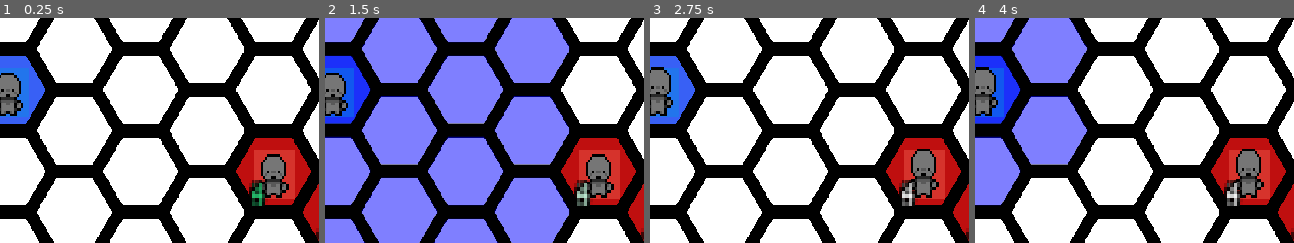
Above: before the commit, frames 1-4 (left to right).
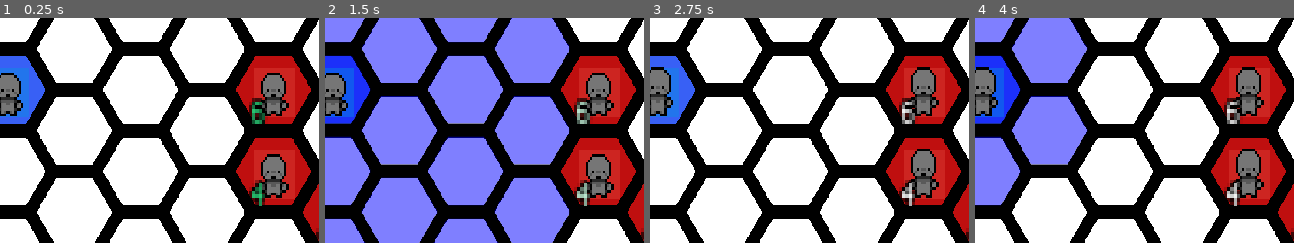
Above: after the commit, the same moments.

Repository: DubiousDuck/Manny-Takes-on-Upper-Management
Game: Godot game, scene res://stages/demo_field.tscn
The game is run twice, just before and just after one commit, with the same random seed, the same clock (stepped at 60 frames per second) and the same inputs.
Inputs (mouse positions are % of the whole screen's width and height, from its top left):
- Up to frame 1 (0.25 s): no input
- Up to frame 2 (1.5 s): tap Enter (ui_accept) at 0.5, 0.77 s; move the mouse to (29, 37) at 0.52 s; hold Right (ui_right) 0.53-1.25 s; click (29, 37) at 0.6 s; click "Basic Punch" at 1.25 s
- Up to frame 3 (2.75 s): move the mouse to (19, 46) at 2.02 s; hold Down (ui_down) from 2.03 s (still down); click (19, 46) at 2.1 s; tap Enter (ui_accept) at 2.27 s
- Up to frame 4 (4 s): move the mouse to (19, 28) at 2.77 s; release Down (ui_down) at 2.78 s; hold Right (ui_right) 2.78-3.5 s; click (19, 28) at 2.85 s; click "Rubber Band Shoot" at 3.5 s
The pictures show only the part of the screen within x 28-78%, y 20-70%; the shares and areas given below are measured in that part.

The runs differ from the first frame. In frame 1, 5.5% of the frame differs, in the area x 73-98%, y 16-84%; in frame 2, 5.5%; in frame 3, 5.5%; in frame 4, 5.5%.

Commit message:
Cell Highlight standardized

Diff:
--- a/other_components/cell_highlights.gd
+++ b/other_components/cell_highlights.gd
@@ -1,6 +1,11 @@
 extends Node2D
 
 class_name CellHighlight
+
+## Color constants
+const ATTACK_HIGHLIGHT: Color = Color(1, 1, 0, 0.5)
+const MOVE_RANGE_HIGHLIGHT : Color = Color(0, 0, 1, 0.5)
+const ENEMY_RANGE_HIGHLIGHT: Color = Color(1, 0, 0, 0.3)
 
 @onready var highlight_tile = preload("res://other_components/highight_tile.tscn")
 var all_current_highlights : Dictionary = {}
--- a/stages/demo_field.tscn
+++ b/stages/demo_field.tscn
@@ -52,7 +52,7 @@
 script = ExtResource("5_ypjfd")
 
 [node name="EnemyUnit" parent="Units/EnemyGroup" instance=ExtResource("6_vkavw")]
-position = Vector2(435, 280)
+position = Vector2(434, 180)
 script = ExtResource("13_e31i5")
 
 [node name="EnemyUnit2" parent="Units/EnemyGroup" instance=ExtResource("6_vkavw")]
--- a/unit/EnemyUnit.gd
+++ b/unit/EnemyUnit.gd
@@ -4,5 +4,4 @@
 
 func _custom_ready():
 	is_player_controlled = false
-	move_range_highlight = Color(1, 0, 0, 0.3)
-	#EventBus.emit_signal("occupy_cell", cell, "enemy")
+	move_range_highlight = CellHighlight.ENEMY_RANGE_HIGHLIGHT
--- a/unit/PlayerUnit.gd
+++ b/unit/PlayerUnit.gd
@@ -4,5 +4,4 @@
 
 func _custom_ready():
 	is_player_controlled = true
-	move_range_highlight = Color(0, 0, 1, 0.3)
-	#EventBus.emit_signal("occupy_cell", cell, "player")
+	move_range_highlight = CellHighlight.MOVE_RANGE_HIGHLIGHT
--- a/unit/UnitContainer.gd
+++ b/unit/UnitContainer.gd
@@ -4,10 +4,6 @@
 
 signal all_units_moved
 signal unit_action_done
-
-#TODO convert highlight constants to enum of CellHighlight nodes
-const MOVE_RANGE_HIGHLIGHT : Color = Color(0, 0, 1, 0.5)
-const ATTACK_HIGHLIGHT: Color = Color(1, 1, 0, 0.5)
 
 #information
 @export var is_player_controlled: bool
@@ -216,7 +212,7 @@
 		match ac:
 			Unit.Action.MOVE:
 				var all_neighbors := HexNavi.get_all_neighbors_in_range(current_unit.cell, current_unit.movement_range)
-				EventBus.emit_signal("show_cell_highlights", all_neighbors, MOVE_RANGE_HIGHLIGHT, name)
+				EventBus.emit_signal("show_cell_highlights", all_neighbors, CellHighlight.MOVE_RANGE_HIGHLIGHT, name)
 			Unit.Action.ATTACK:
 				#TODO: Highlights the range of attack when hovering over Skill Select
 				if skill_chosen == null:
@@ -226,7 +222,7 @@
 				#var all_targets: Array[Vector2i] = targets #this shows the range instead of valid targets
 				if all_targets.size() == 0:
 					return
-				EventBus.emit_signal("show_cell_highlights", all_targets, ATTACK_HIGHLIGHT, name)
+				EventBus.emit_signal("show_cell_highlights", all_targets, CellHighlight.ATTACK_HIGHLIGHT, name)
 			_:
 				pass
 
--- a/unit/unit_ui/skill_select.gd
+++ b/unit/unit_ui/skill_select.gd
@@ -46,7 +46,7 @@
 	EventBus.emit_signal("remove_cell_highlights", name)
 
 	var all_neighbors := HexNavi.get_all_neighbors_in_range(HexNavi.global_to_cell(unit.global_position), icon_hovered.skill.range)
-	EventBus.emit_signal("show_cell_highlights", all_neighbors, Color(1, 1, 0, 0.5), name)
+	EventBus.emit_signal("show_cell_highlights", all_neighbors, CellHighlight.ATTACK_HIGHLIGHT, name)
 
 func _on_mouse_exit():
 	EventBus.emit_signal("remove_cell_highlights", name)
